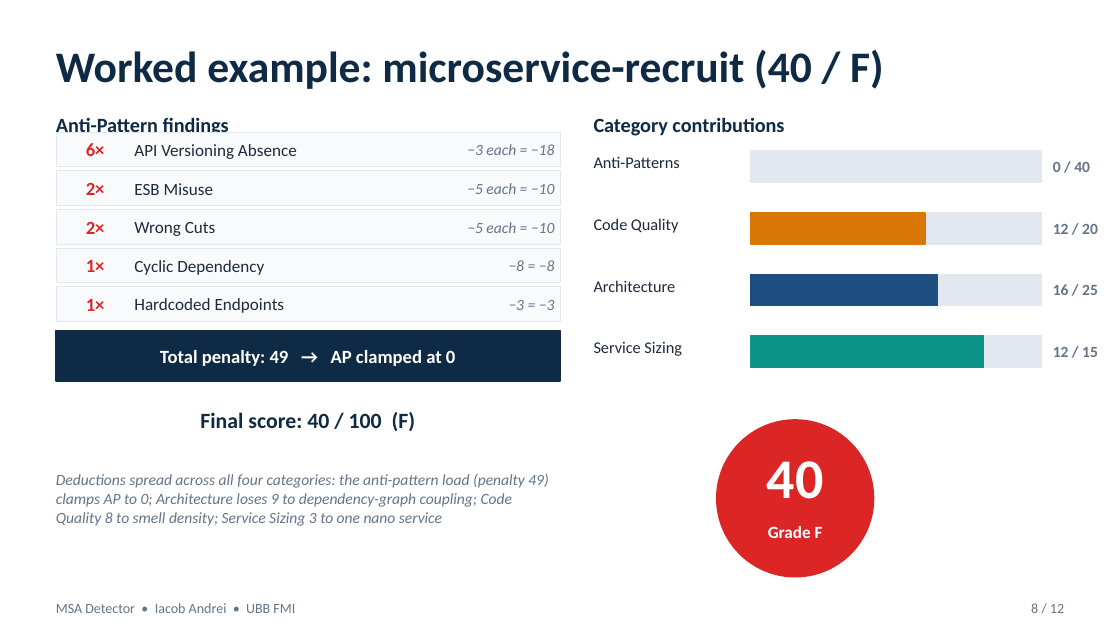
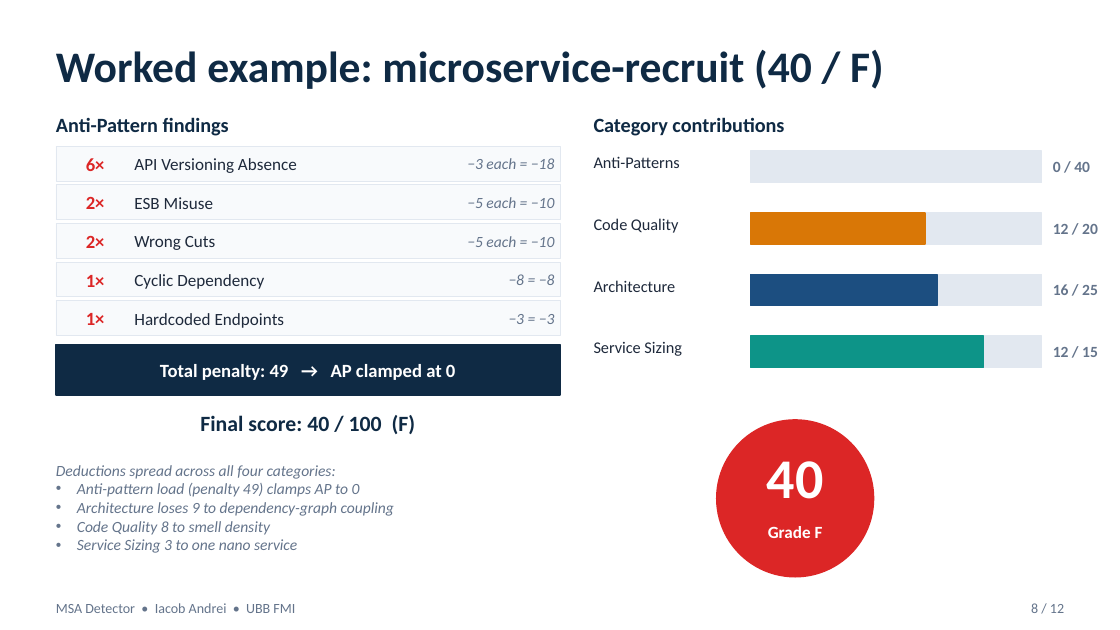
Before and after one commit to andrei45635/dissertation_backend, a slide deck: slide 8 of thesis/presentation/MSA_Detector_Defense.pptx. Drawn at 1120x630 pixels with LibreOffice and Linux fonts; fonts in the diff are those of the drawing. Boxes give left, top, right and bottom in pixels: in the first picture for what was removed or moved away, otherwise in the second. Text is boxed around its words. In the diff, an @@ line names an element or a change of style, - is before the commit and + after.

Commit message:
fix presentation

```diff
--- a/thesis/presentation/MSA_Detector_Defense.pptx
+++ b/thesis/presentation/MSA_Detector_Defense.pptx
@@ 16 texts, 6 rectangles: place and size @@
-16 texts, 6 rectangles at (56,132,560,381)
+16 texts, 6 rectangles at (56,147,560,395)
@@ text at (56,465,394,553): text changed @@
-Deductions spread across all four categories: the anti-pattern load (penalty 49) clamps AP to 0; Architecture loses 9 to dependency-graph coupling; Code Quality 8 to smell density; Service Sizing 3 to one nano service
+Deductions spread across all four categories:
+• Anti-pattern load (penalty 49) clamps AP to 0
+• Architecture loses 9 to dependency-graph coupling
+• Code Quality 8 to smell density
+• Service Sizing 3 to one nano service
```
Also in this commit, not shown: 5 other slides changed.
